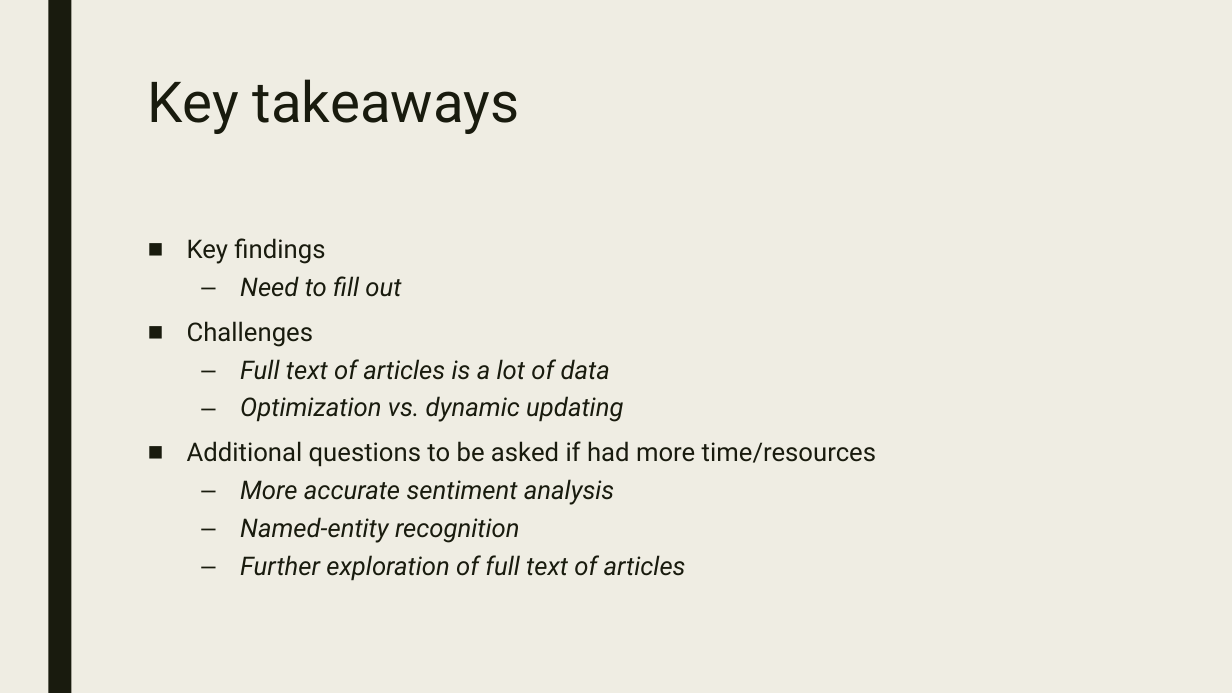
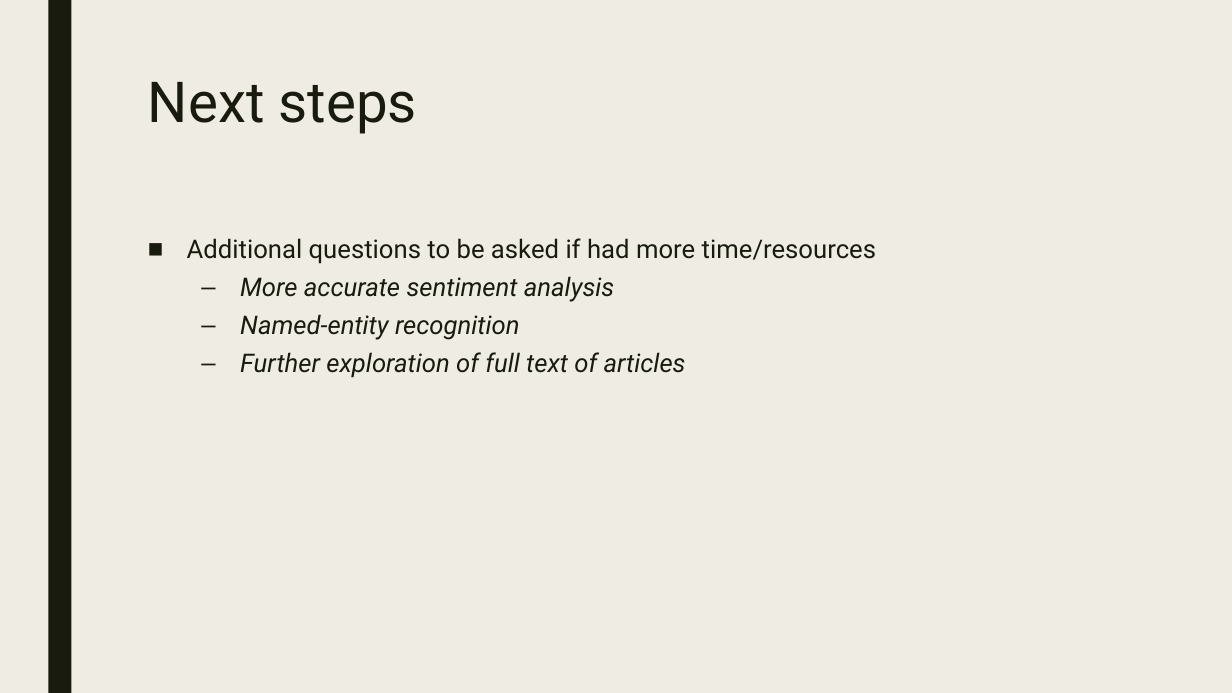
Before and after one commit to James-Ashley/sentiment-analysis-dashboard, a slide deck: slide 8 of Group_project2_deck.pptx (slide 6 before the commit). Drawn at 1232x693 pixels with LibreOffice and Linux fonts; fonts in the diff are those of the drawing. Boxes give left, top, right and bottom in pixels: in the first picture for what was removed or moved away, otherwise in the second. Text is boxed around its words. In the diff, an @@ line names an element or a change of style, - is before the commit and + after.

Commit message:
updated deck

```diff
--- a/Group_project2_deck.pptx
+++ b/Group_project2_deck.pptx
@@ title at <box>148,82,416,134</box>: text changed @@
-Key takeaways
+Next steps
@@ text at <box>187,238,623,422</box>: paragraphs removed @@
-■ Key findings
-  – Need to fill out
-■ Challenges
-  – Full text of articles is a lot of data
-  – Optimization vs. dynamic updating
```
Also in this commit, not shown: 2 other slides changed, 2 slides added, 1 slide removed.
